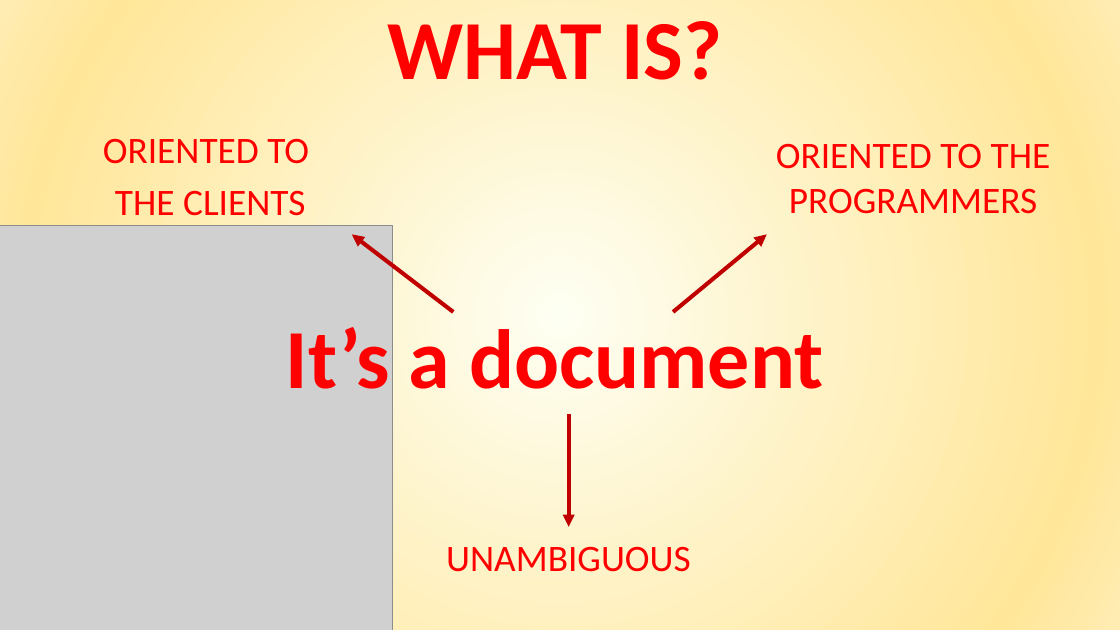
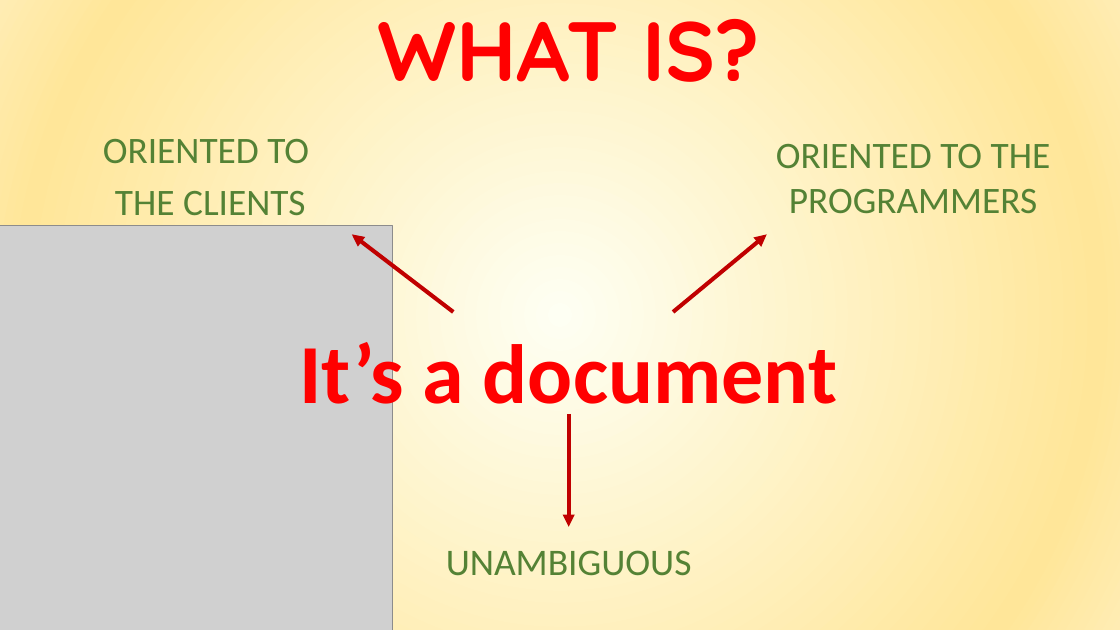
Before and after one commit to giuseppemanzi/manzinicolini, a slide deck: slide 3 of All/final presentation/Final presentation.pptx. Drawn at 1120x630 pixels with LibreOffice and Linux fonts; fonts in the diff are those of the drawing; grey boxes stand for pictures. Boxes give left, top, right and bottom in pixels: in the first picture for what was removed or moved away, otherwise in the second. Text is boxed around its words. In the diff, an @@ line names an element or a change of style, - is before the commit and + after.

Commit message:
ERRATA parag numeration Design document+presentati

```diff
--- a/All/final presentation/Final presentation.pptx
+++ b/All/final presentation/Final presentation.pptx
@@ text "WHAT IS?": place and size @@
-text "WHAT IS?" at (387,21,722,80)
+text "WHAT IS?" at (377,19,760,82)
@@ text "WHAT IS?" at (377,19,760,82): font Calibri to Quicksand @@
@@ text "ORIENTED TO" at (103,139,309,215): text colour #FF0000 to #548235 @@
@@ text "ORIENTED TO THE PROGRAMMERS" at (776,144,1051,213): text colour #FF0000 to #548235 @@
@@ text "It’s a document" rewrapped from (286,327,823,389) to (300,334,837,423) @@
@@ text "UNAMBIGUOUS" at (446,550,692,576): size 32 to 32.2 pt, text colour #FF0000 to #548235; line spacing 0.8 to 0.9 @@
```
Also in this commit, not shown: 13 other slides changed, 6 slides added, 1 other file.
